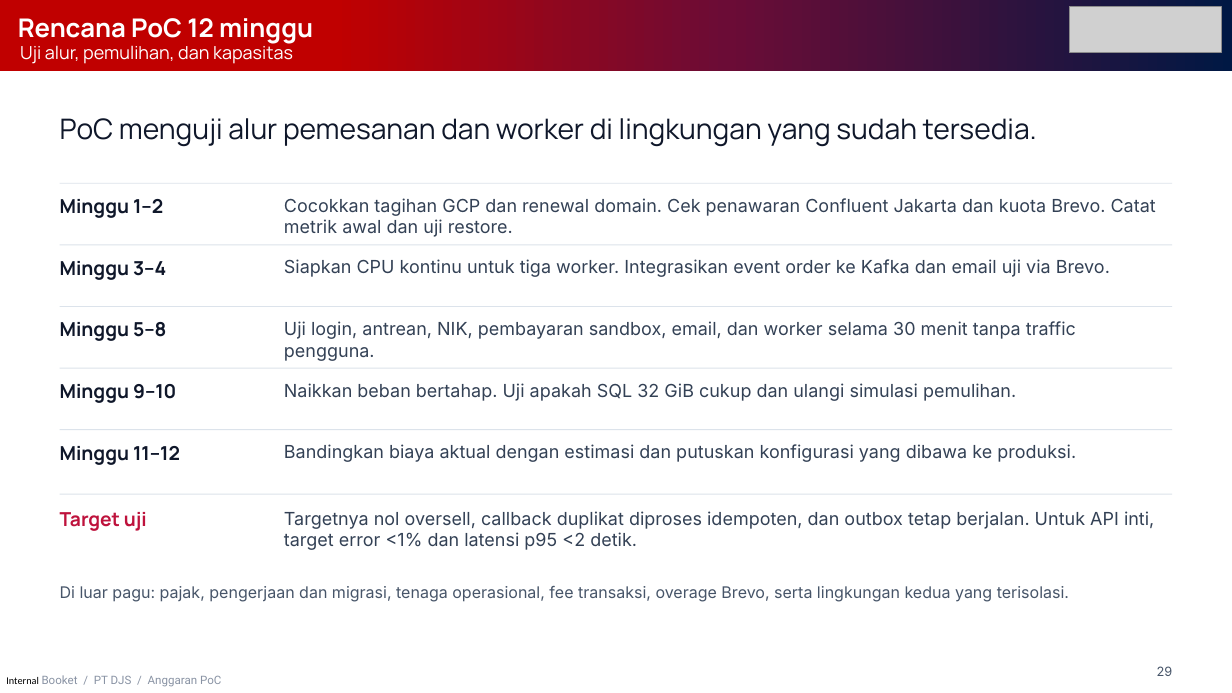
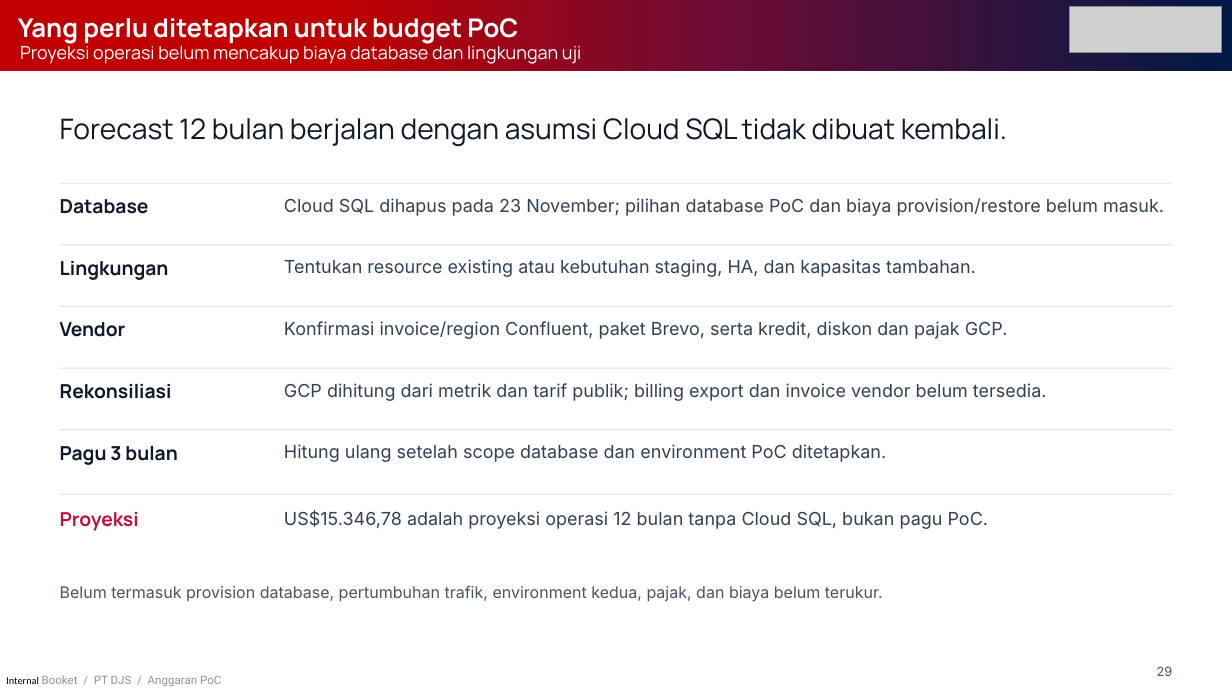
Before and after one commit to riansopian/presentation_pt_djs, a slide deck: slide 29 of Booket-PT-DJS-Pengalaman-Pembeli.pptx. Drawn at 1232x693 pixels with LibreOffice and Linux fonts; fonts in the diff are those of the drawing; grey boxes stand for pictures. Boxes give left, top, right and bottom in pixels: in the first picture for what was removed or moved away, otherwise in the second. Text is boxed around its words. In the diff, an @@ line names an element or a change of style, - is before the commit and + after.

Commit message:
Update budget forecast in presentation

```diff
--- a/Booket-PT-DJS-Pengalaman-Pembeli.pptx
+++ b/Booket-PT-DJS-Pengalaman-Pembeli.pptx
@@ text at <box>18,18,518,44</box>: text changed @@
-Rencana PoC 12 minggu
+Yang perlu ditetapkan untuk budget PoC
@@ text at <box>20,42,581,64</box>: text changed @@
-Uji alur, pemulihan, dan kapasitas
+Proyeksi operasi belum mencakup biaya database dan lingkungan uji
@@ text at <box>60,118,1007,147</box>: text changed @@
-PoC menguji alur pemesanan dan worker di lingkungan yang sudah tersedia.
+Forecast 12 bulan berjalan dengan asumsi Cloud SQL tidak dibuat kembali.
@@ text at <box>60,199,149,214</box>: text changed @@
-Minggu 1–2
+Database
@@ text at <box>284,198,1164,216</box>: text changed @@
-Cocokkan tagihan GCP dan renewal domain. Cek penawaran Confluent Jakarta dan kuota Brevo. Catat metrik awal dan uji restore.
+Cloud SQL dihapus pada 23 November; pilihan database PoC dan biaya provision/restore belum masuk.
@@ text at <box>60,261,169,280</box>: text changed @@
-Minggu 3–4
+Lingkungan
@@ text at <box>284,259,976,277</box>: text changed @@
-Siapkan CPU kontinu untuk tiga worker. Integrasikan event order ke Kafka dan email uji via Brevo.
+Tentukan resource existing atau kebutuhan staging, HA, dan kapasitas tambahan.
@@ text at <box>60,322,126,337</box>: text changed @@
-Minggu 5–8
+Vendor
@@ text at <box>284,321,1008,339</box>: text changed @@
-Uji login, antrean, NIK, pembayaran sandbox, email, dan worker selama 30 menit tanpa traffic pengguna.
+Konfirmasi invoice/region Confluent, paket Brevo, serta kredit, diskon dan pajak GCP.
@@ text at <box>60,384,172,399</box>: text changed @@
-Minggu 9–10
+Rekonsiliasi
@@ text at <box>284,383,1047,401</box>: text changed @@
-Naikkan beban bertahap. Uji apakah SQL 32 GiB cukup dan ulangi simulasi pemulihan.
+GCP dihitung dari metrik dan tarif publik; billing export dan invoice vendor belum tersedia.
@@ text at <box>60,446,177,465</box>: text changed @@
-Minggu 11–12
+Pagu 3 bulan
@@ text at <box>284,444,886,462</box>: text changed @@
-Bandingkan biaya aktual dengan estimasi dan putuskan konfigurasi yang dibawa ke produksi.
+Hitung ulang setelah scope database dan environment PoC ditetapkan.
@@ text at <box>60,512,139,531</box>: text changed @@
-Target uji
+Proyeksi
@@ text at <box>284,510,989,529</box>: text changed @@
-Targetnya nol oversell, callback duplikat diproses idempoten, dan outbox tetap berjalan. Untuk API inti, target error <1% dan latensi p95 <2 detik.
+US$15.346,78 adalah proyeksi operasi 12 bulan tanpa Cloud SQL, bukan pagu PoC.
@@ text at <box>60,586,883,602</box>: text changed @@
-Di luar pagu: pajak, pengerjaan dan migrasi, tenaga operasional, fee transaksi, overage Brevo, serta lingkungan kedua yang terisolasi.
+Belum termasuk provision database, pertumbuhan trafik, environment kedua, pajak, dan biaya belum terukur.
```
Also in this commit, not shown: 4 other slides changed, 7 other files.
